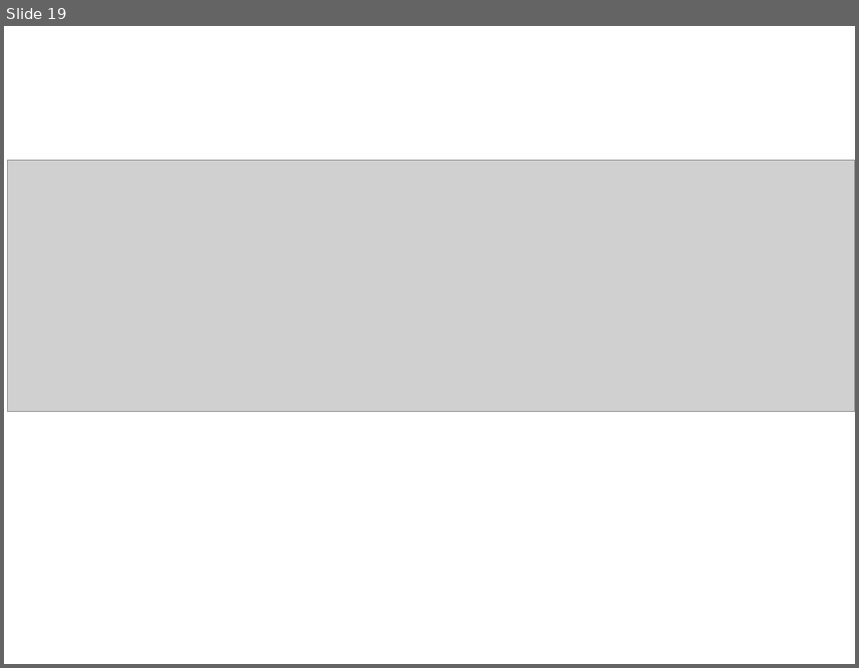
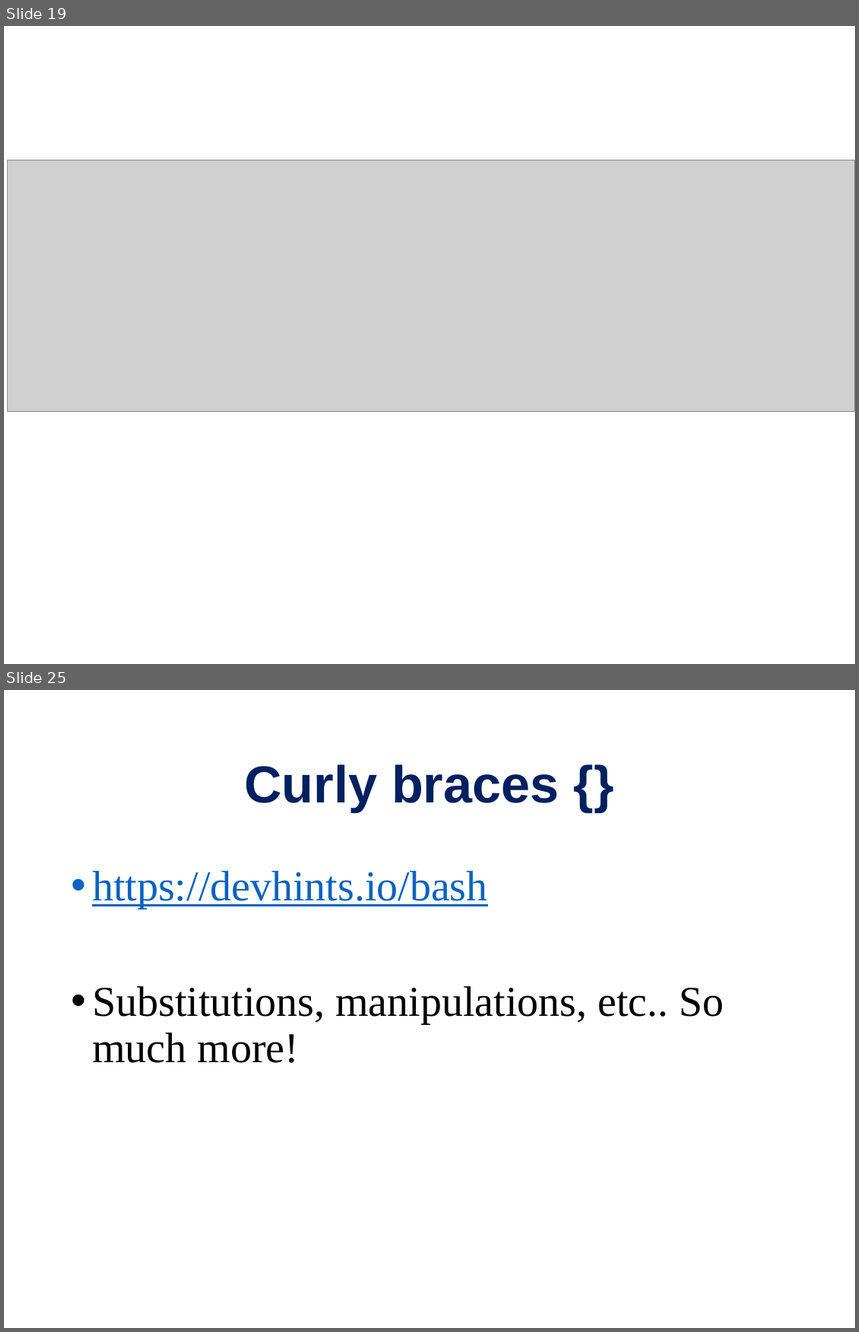
Before and after one commit to PRodriguez19/Intro-to-rnaseq, a slide deck: lectures/Lecture9-MMG232.pptx. Shown one above the other, each under a label of ours: slide 19 before the commit, slides 19 and 25 after it; the slides between them are not shown. The pictures are 859x668 and 859x1332 pixels, drawn with LibreOffice and Linux fonts; fonts in the diff are those of the drawing; grey boxes stand for pictures. Boxes give left, top, right and bottom in pixels: in the first picture for what was removed or moved away, otherwise in the second. Text is boxed around its words. In the diff, an @@ line names an element or a change of style, - is before the commit and + after.

```diff
--- a/lectures/Lecture9-MMG232.pptx
+++ b/lectures/Lecture9-MMG232.pptx
@@ slide 25 added at bbox=[4, 690, 855, 1328], background #FFFFFF @@
@@ title added at bbox=[244, 764, 560, 812], 44 pt, text #002060, bold @@
+Curly braces {}
@@ text added at bbox=[92, 871, 724, 1063], 36 pt, text #000000 @@
+• https://devhints.io/bash
+• Substitutions, manipulations, etc.. So much more!
```
Also in this commit, not shown: 22 slides changed, 2 other slides added, 4 slides removed, 2 other files.
